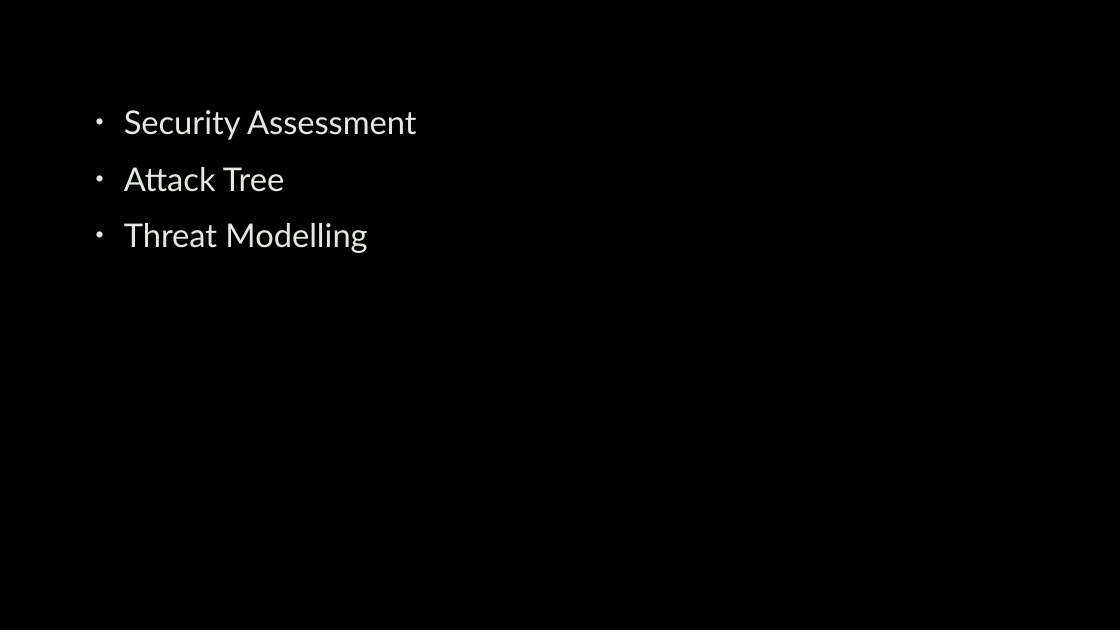
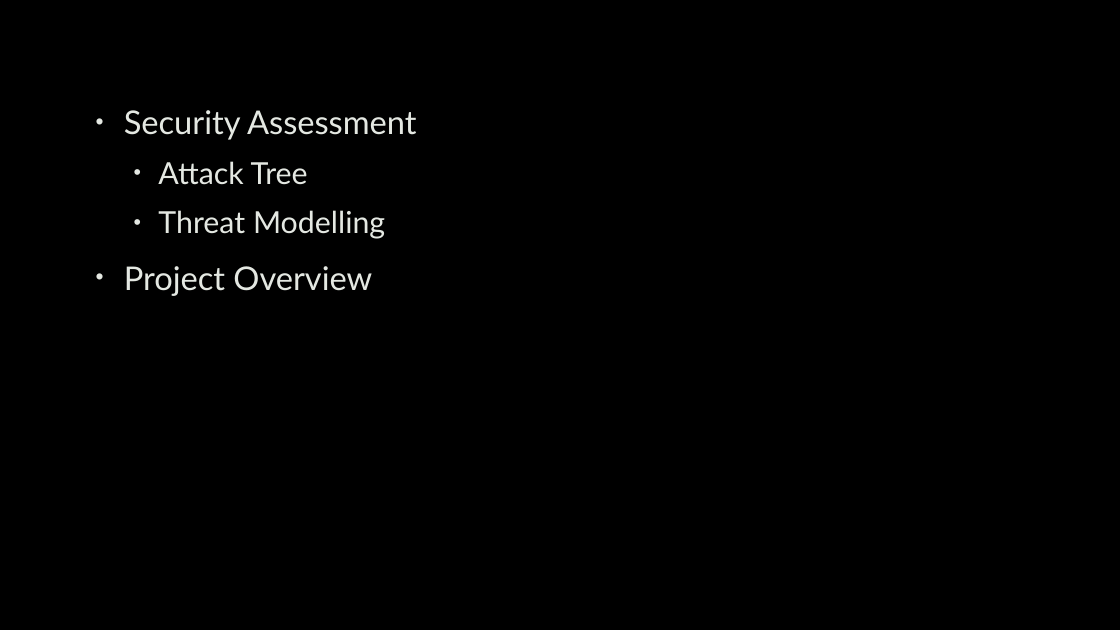
Before and after one commit to uwacyber/cits1003, a slide deck: slide 2 of cits1003-lecture_slides/CITS1003-6 Security Management-exercises.pptx. Drawn at 1120x630 pixels with LibreOffice and Linux fonts; fonts in the diff are those of the drawing; background and template pictures are left out. Boxes give left, top, right and bottom in pixels: in the first picture for what was removed or moved away, otherwise in the second. Text is boxed around its words. In the diff, an @@ line names an element or a change of style, - is before the commit and + after.

```diff
--- a/cits1003-lecture_slides/CITS1003-6 Security Management-exercises.pptx
+++ b/cits1003-lecture_slides/CITS1003-6 Security Management-exercises.pptx
@@ text at [158,161,385,239]: size 28 to 26 pt in "Attack Tree", "Threat Modelling"; list level 1 to 2 in "Attack Tree"; line spacing 1.1 to 1; list level 1 to 2 in "Threat Modelling" @@
@@ text at [124,266,372,296]: paragraph added @@
+• Project Overview
```
Also in this commit, not shown: 23 other slides changed, 5 slides added, 6 slides removed.
